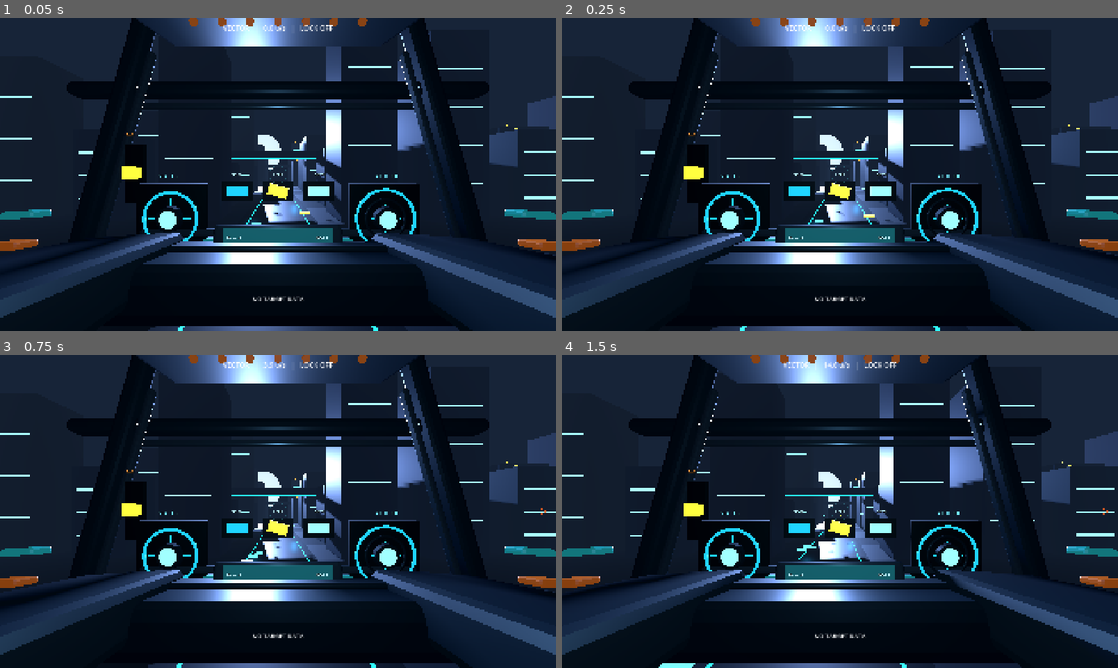
Above: before the commit, frames 1-4 (two rows, left to right).
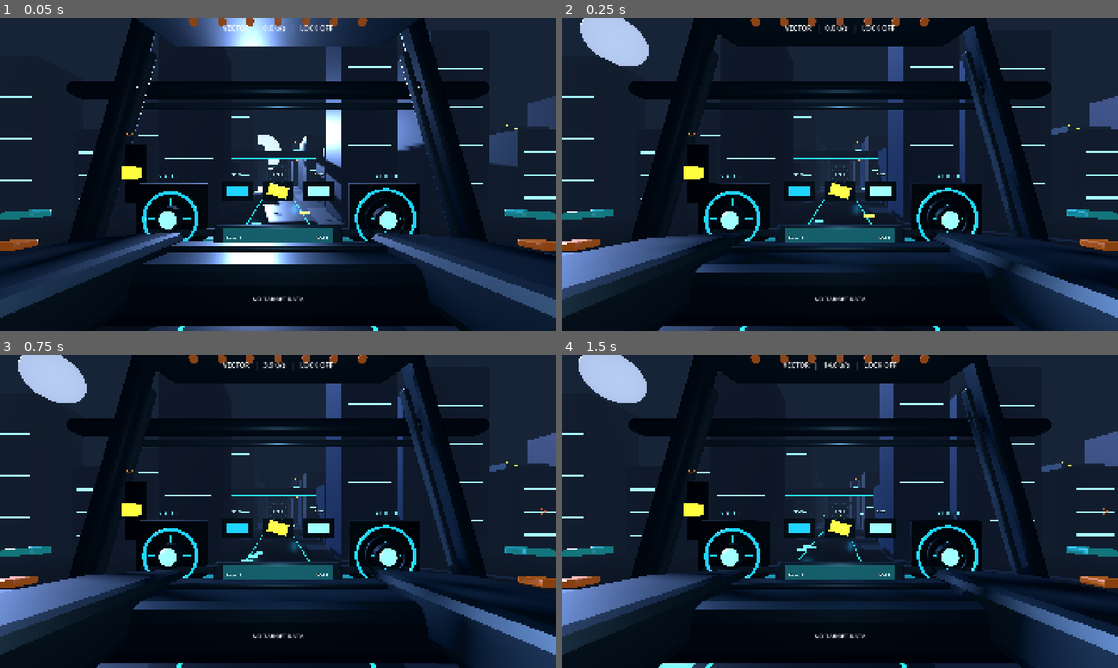
Above: after the commit, the same moments.

Repository: narmanb/science-playground
Game: Godot game, scene res://scenes/main.tscn
Same seed, same stepped clock (60 frames per second), same inputs: the game is played once before the commit and once after it.
Inputs (mouse positions are in pixels of both pictures, inside the frame that each line leads up to):
- Up to frame 1 (0.05 s): no input
- Up to frame 2 (0.25 s): no input
- Up to frame 3 (0.75 s): tap Enter at 0.5 s; move the mouse to (400, 495) at 0.52 s; hold D from 0.53 s (still down); tap N at 0.6 s; click (400, 495) at 0.67 s
- Up to frame 4 (1.5 s): release D at 1.25 s; drag from (728, 527) to (812, 574) at 1.27 s

Frame 1 is identical in both runs. In frame 2, 20% of the frame differs, in the area x 0-100%, y 0-100%; in frame 3, 20%; in frame 4, 21%.

Commit message:
Compose moon from settled cockpit camera

Diff:
--- a/scripts/moonlit_city_runtime.gd
+++ b/scripts/moonlit_city_runtime.gd
@@ -3,11 +3,9 @@
 
 
 func _build_moon() -> void:
-	# Compose the moon in the open central flight avenue so it is immediately
-	# visible through the cockpit instead of being lost behind towers/canopy.
-	# Its large distance keeps it reading as a sky object while the diameter is
-	# deliberately exaggerated enough to remain obvious on a phone display.
-	var moon_position := city_origin + Vector3(-90.0, 170.0, -1050.0)
+	# Create a distant physical moon first, then compose its final world-space
+	# direction from the settled cockpit camera. Once positioned it remains fixed
+	# in the world; it is not a camera-attached HUD decoration.
 	var moon_mesh := SphereMesh.new()
 	moon_mesh.radius = 110.0
 	moon_mesh.height = 220.0
@@ -16,7 +14,7 @@
 	var moon := MeshInstance3D.new()
 	moon.name = "FullMoon"
 	moon.mesh = moon_mesh
-	moon.position = moon_position
+	moon.position = city_origin + Vector3(-90.0, 170.0, -1050.0)
 	moon.material_override = _emissive(Color(0.78, 0.86, 1.0), 1.9)
 	add_child(moon)
 
@@ -26,7 +24,7 @@
 	moon_light.light_energy = 2.35
 	moon_light.shadow_enabled = true
 	moon_light.directional_shadow_max_distance = 500.0
-	moon_light.position = moon_position
+	moon_light.position = moon.position
 	add_child(moon_light)
 	moon_light.look_at(city_origin + Vector3(0.0, 10.0, -300.0), Vector3.UP)
 
@@ -45,17 +43,35 @@
 		light.shadow_enabled = false
 		add_child(light)
 
-	if OS.get_environment(CITY_CAPTURE_ENV) == "1":
-		_trace_moon_projection.call_deferred(moon)
+	_compose_moon_after_cockpit_settles.call_deferred(moon, moon_light)
 
 
-func _trace_moon_projection(moon: MeshInstance3D) -> void:
-	for _frame in 3:
+func _compose_moon_after_cockpit_settles(moon: MeshInstance3D, moon_light: DirectionalLight3D) -> void:
+	# CityTestMode finishes its local-scene setup after three frames. The dedicated
+	# city capture turns the ship toward the avenue after ten. Waiting eleven makes
+	# this one composition path valid for both Android startup and visual QA.
+	for _frame in 11:
 		await get_tree().process_frame
+
 	var camera := get_node_or_null("../Ship/CameraRig/Camera3D") as Camera3D
 	if camera == null or moon == null:
-		print("CITY_MOON_TRACE missing camera-or-moon")
+		push_warning("Moon composition could not find the cockpit camera or moon.")
 		return
-	var behind := camera.is_position_behind(moon.global_position)
-	var screen := camera.unproject_position(moon.global_position) if not behind else Vector2(-1.0, -1.0)
-	print("CITY_MOON_TRACE world=%s behind=%s screen=%s distance=%.2f visible=%s" % [moon.global_position, behind, screen, camera.global_position.distance_to(moon.global_position), moon.visible])
+
+	var viewport_size := camera.get_viewport().get_visible_rect().size
+	# Upper-left sky is intentionally open above the nearest skyline. On phones
+	# this also keeps the moon away from the center reticle and cockpit controls.
+	var desired_screen := Vector2(viewport_size.x * 0.10, viewport_size.y * 0.075)
+	var ray_origin := camera.project_ray_origin(desired_screen)
+	var ray_direction := camera.project_ray_normal(desired_screen).normalized()
+	var sky_distance := 1600.0
+	moon.global_position = ray_origin + ray_direction * sky_distance
+
+	if moon_light != null:
+		moon_light.global_position = moon.global_position
+		moon_light.look_at(city_origin + Vector3(0.0, 10.0, -300.0), Vector3.UP)
+
+	if OS.get_environment(CITY_CAPTURE_ENV) == "1":
+		var behind := camera.is_position_behind(moon.global_position)
+		var projected := camera.unproject_position(moon.global_position) if not behind else Vector2(-1.0, -1.0)
+		print("CITY_MOON_TRACE desired=%s projected=%s behind=%s distance=%.2f visible=%s" % [desired_screen, projected, behind, camera.global_position.distance_to(moon.global_position), moon.visible])
